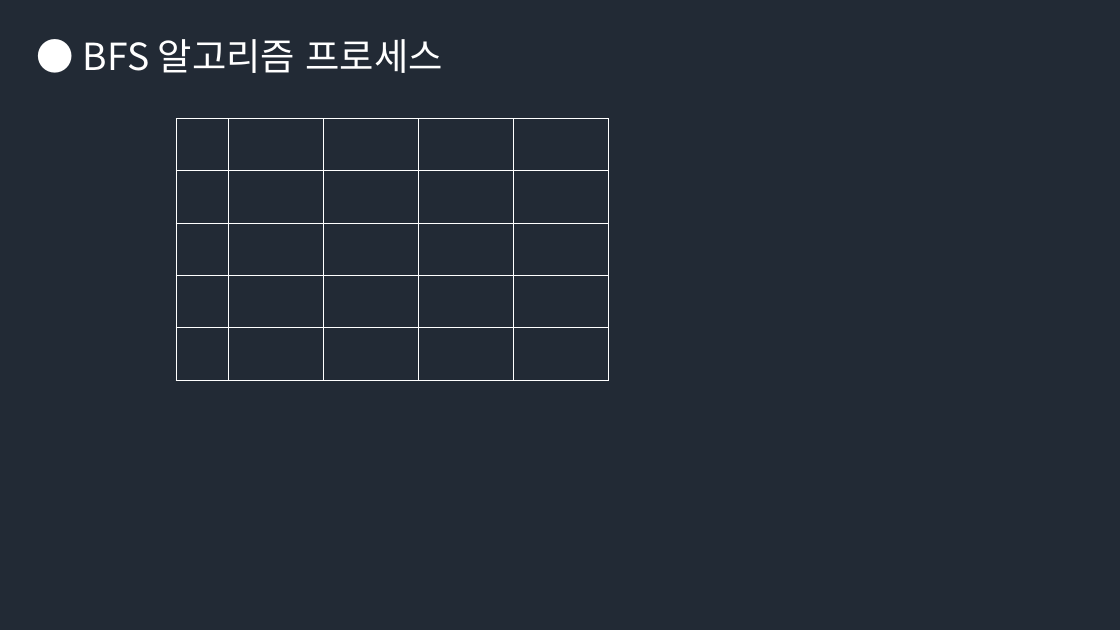
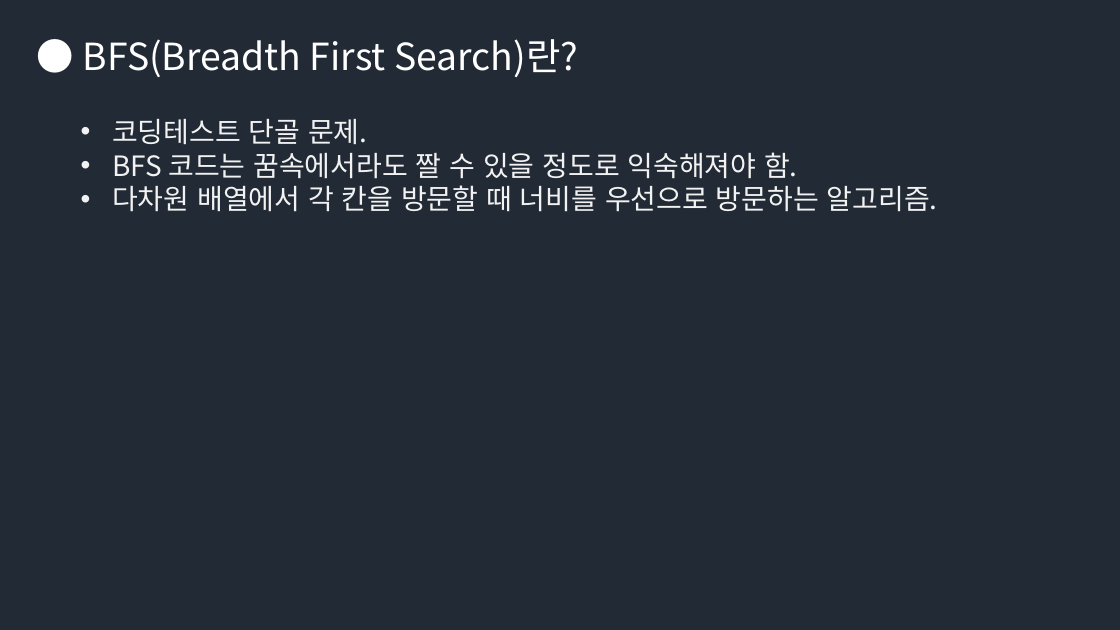
Before and after one commit to Groot-Space/Groot-space.github.io, a slide deck: slide 1 of assets/images/BFS/BFS.pptx. Drawn at 1120x630 pixels with LibreOffice and Linux fonts; fonts in the diff are those of the drawing. Boxes give left, top, right and bottom in pixels: in the first picture for what was removed or moved away, otherwise in the second. Text is boxed around its words. In the diff, an @@ line names an element or a change of style, - is before the commit and + after.

```diff
--- a/assets/images/BFS/BFS.pptx
+++ b/assets/images/BFS/BFS.pptx
@@ text at box(83, 39, 578, 77): text changed @@
-● BFS 알고리즘 프로세스
+● BFS(Breadth First Search)란?
@@ text added at box(112, 119, 938, 212), 24 pt, text #F2F2F2 @@
+• 코딩테스트 단골 문제.
+• BFS 코드는 꿈속에서라도 짤 수 있을 정도로 익숙해져야 함.
+• 다차원 배열에서 각 칸을 방문할 때 너비를 우선으로 방문하는 알고리즘.
@@ table removed at box(176, 118, 608, 381), 5 rows, 5 columns @@
- |  |  |  | 
- |  |  |  | 
- |  |  |  | 
- |  |  |  | 
- |  |  |  | 
```
Also in this commit, not shown: 1 other slide changed, 2 slides added, 6 other files.
